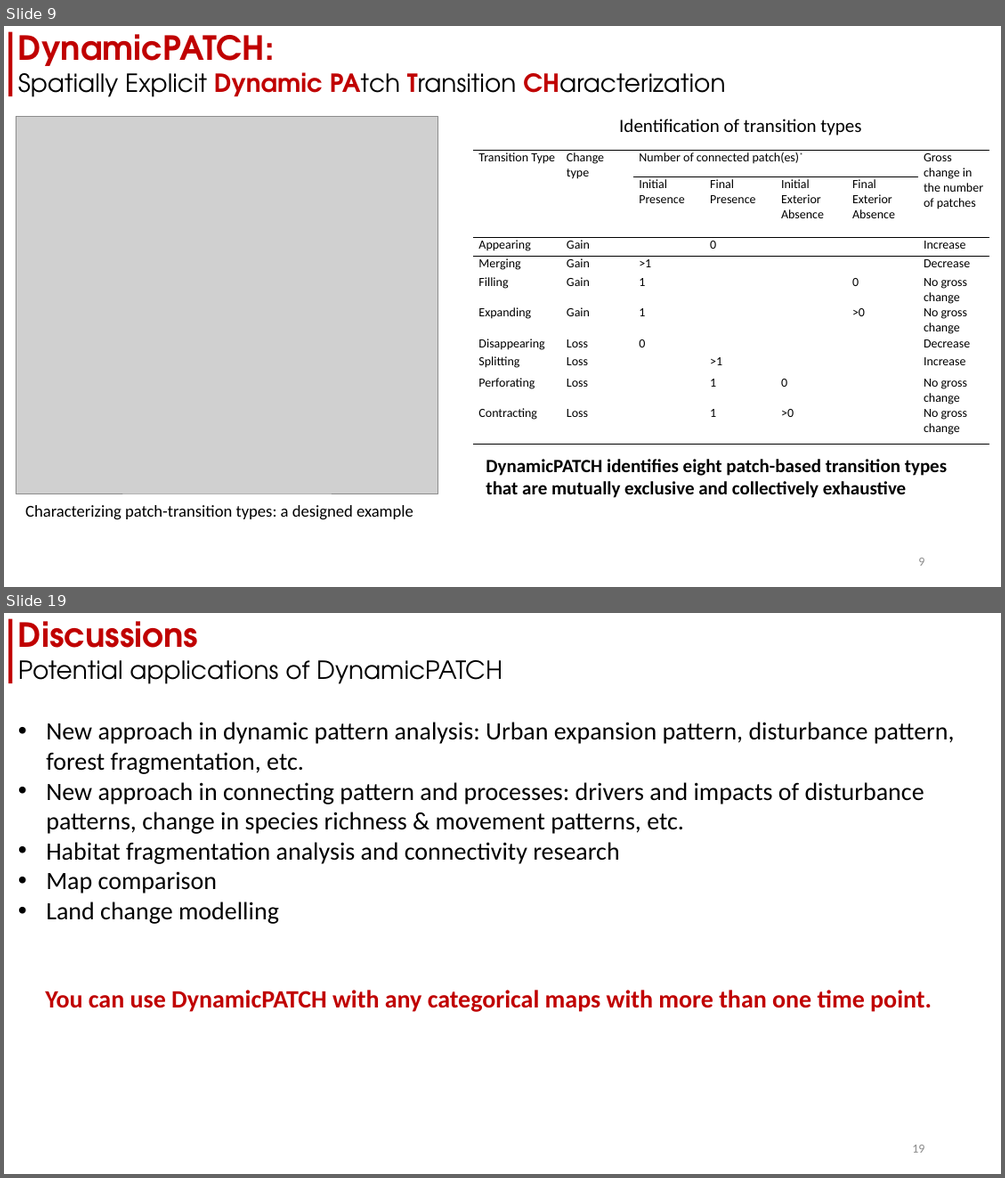
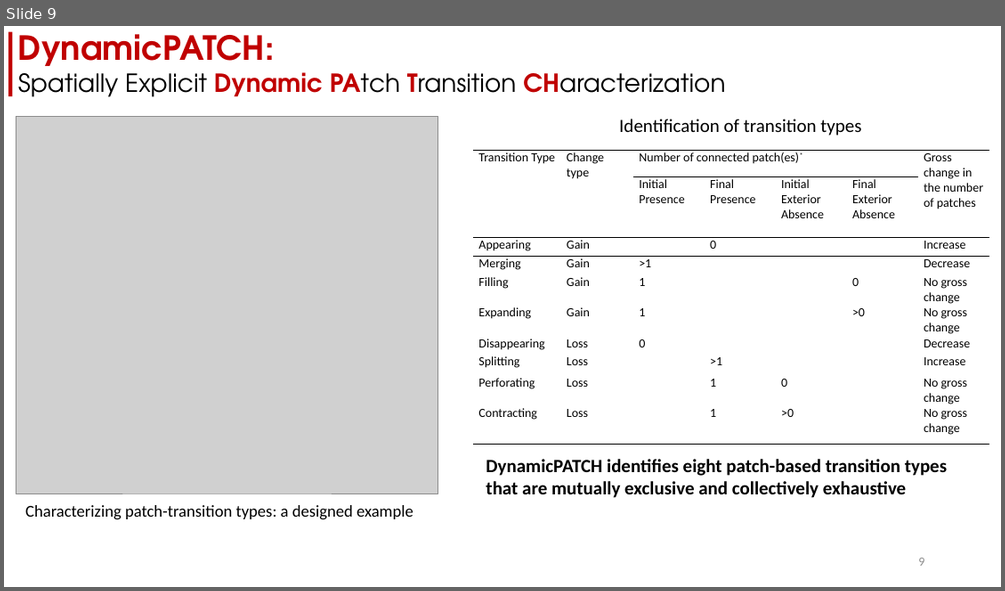
Before and after one commit to zay1996/Workshop_GIStimeseries, a slide deck: assets/slides/workshop_DynamicPATCH.pptx. Shown one above the other, each under a label of ours: slides 9 and 19 before the commit, slide 9 after it; the slides between them are not shown. The pictures are 1005x1178 and 1005x591 pixels, drawn with LibreOffice and Linux fonts; fonts in the diff are those of the drawing; grey boxes stand for pictures. Boxes give left, top, right and bottom in pixels: in the first picture for what was removed or moved away, otherwise in the second. Text is boxed around its words. In the diff, an @@ line names an element or a change of style, - is before the commit and + after.

```diff
--- a/assets/slides/workshop_DynamicPATCH.pptx
+++ b/assets/slides/workshop_DynamicPATCH.pptx
@@ slide 19 removed at [4,613,1001,1174], background #FFFFFF @@
@@ rectangle removed at [8,619,12,683] @@
@@ text removed at [18,621,502,684] @@
-Discussions
-Potential applications of DynamicPATCH
@@ text removed at [46,722,955,924] @@
-• New approach in dynamic pattern analysis: Urban expansion pattern, disturbance pattern, forest fragmentation, etc.
-• New approach in connecting pattern and processes: drivers and impacts of disturbance patterns, change in species richness & movement patterns, etc.
-• Habitat fragmentation analysis and connectivity research
-• Map comparison
-• Land change modelling
@@ text removed at [45,989,931,1012] @@
-You can use DynamicPATCH with any categorical maps with more than one time point.
@@ page number removed at [912,1144,924,1152] @@
-19
```
Also in this commit, not shown: 13 slides changed, 3 slides added, 9 other slides removed, 6 other files.
